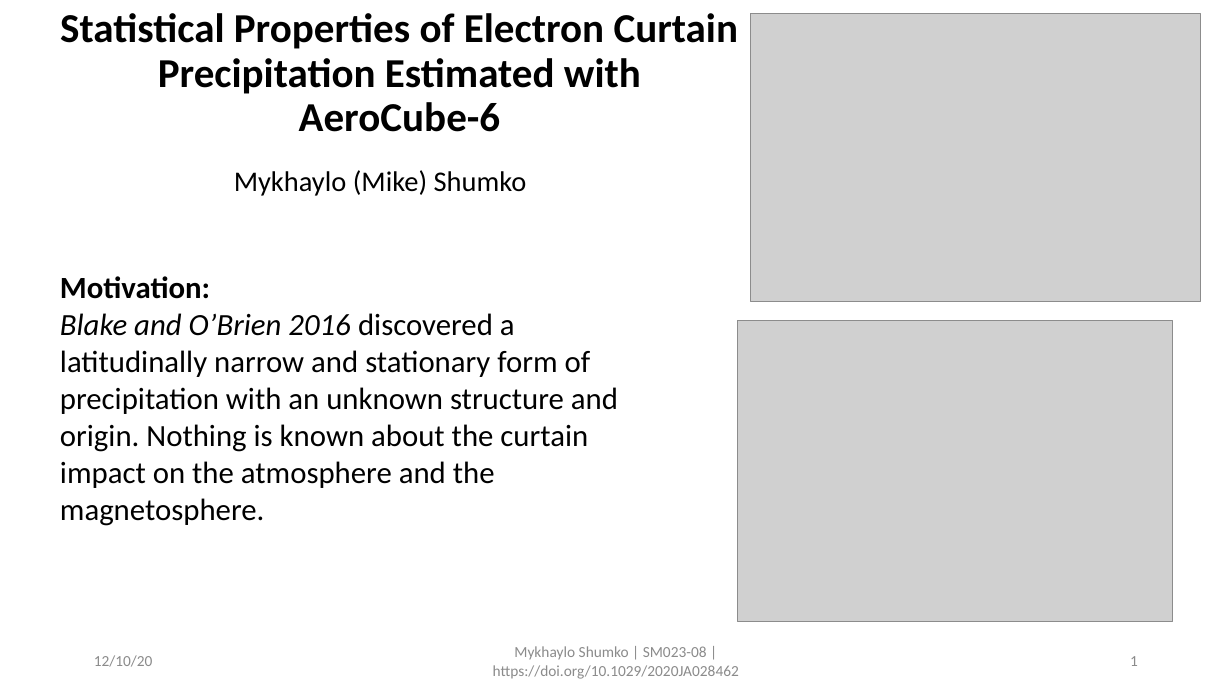
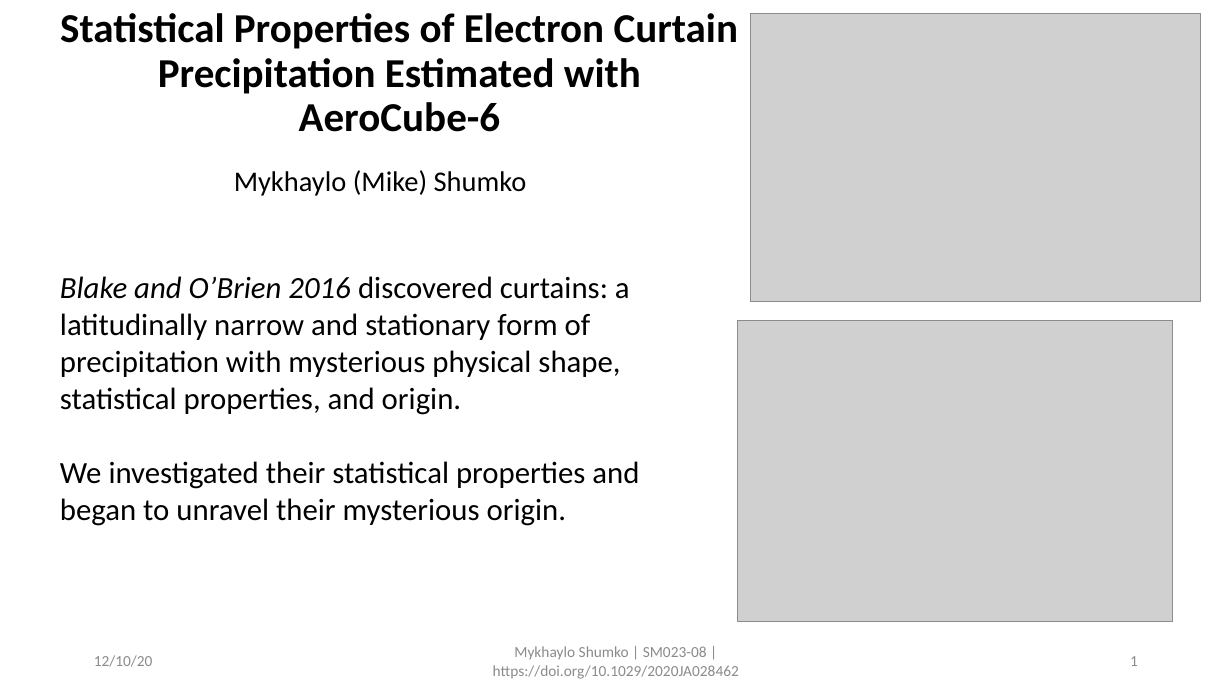
Before and after one commit to mshumko/ac6_curtains, a slide deck: slide 1 of reports/2020_shumko_agu_q&a.pptx. Drawn at 1232x693 pixels with LibreOffice and Linux fonts; fonts in the diff are those of the drawing; grey boxes stand for pictures. Boxes give left, top, right and bottom in pixels: in the first picture for what was removed or moved away, otherwise in the second. Text is boxed around its words. In the diff, an @@ line names an element or a change of style, - is before the commit and + after.

Commit message:
Made slight changes to the presentation.

```diff
--- a/reports/2020_shumko_agu_q&a.pptx
+++ b/reports/2020_shumko_agu_q&a.pptx
@@ text at (60,276,639,526): text changed @@
-Motivation:
-Blake and O’Brien 2016 discovered a latitudinally narrow and stationary form of precipitation with an unknown structure and origin. Nothing is known about the curtain impact on the atmosphere and the magnetosphere.
+Blake and O’Brien 2016 discovered curtains: a latitudinally narrow and stationary form of precipitation with mysterious physical shape, statistical properties, and origin.
+We investigated their statistical properties and began to unravel their mysterious origin.
```
Also in this commit, not shown: 1 other file.
